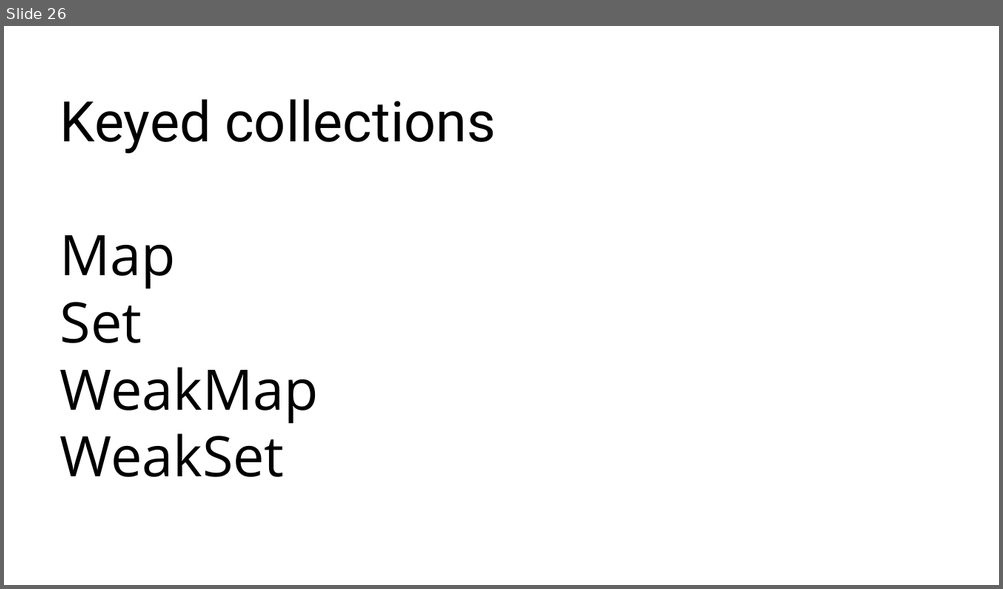
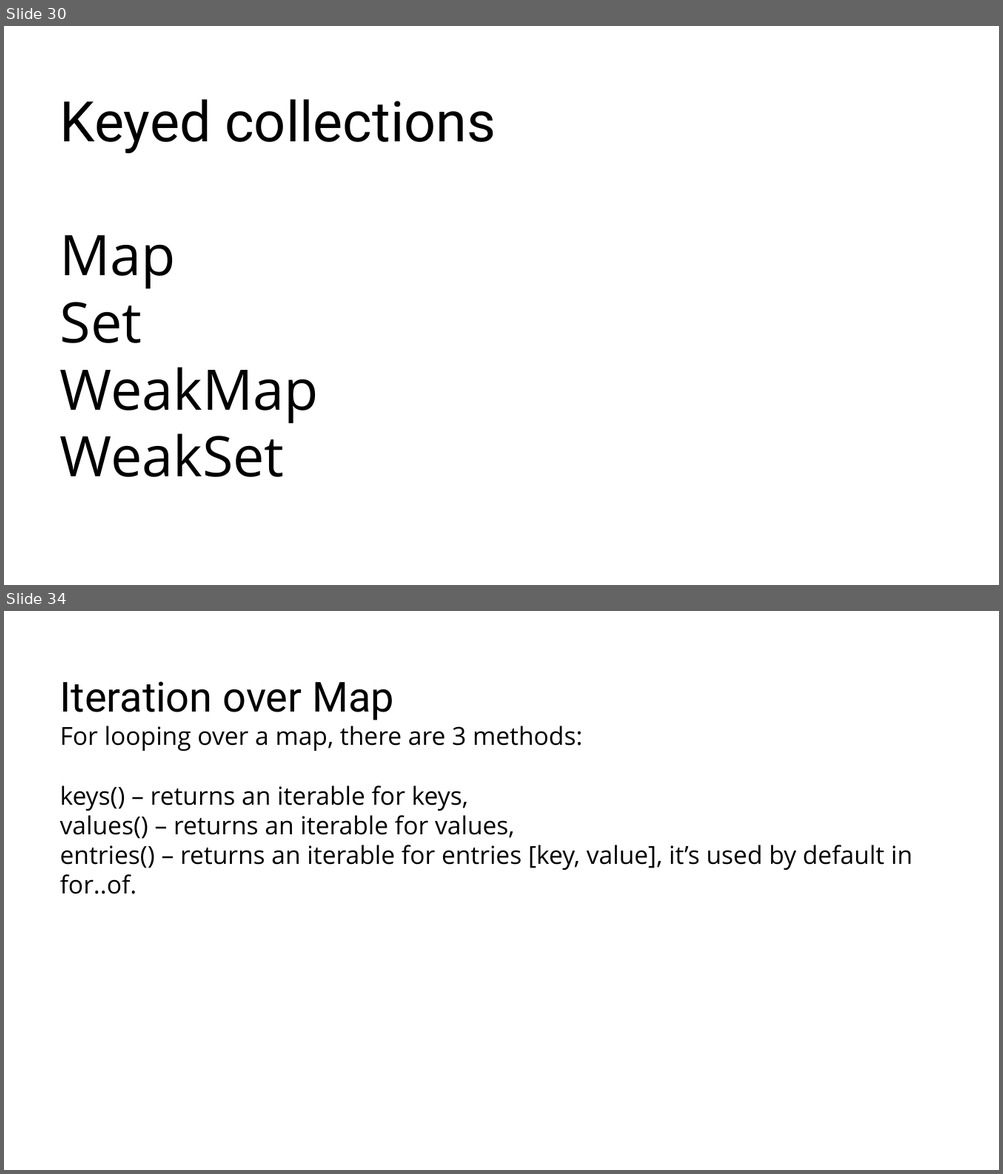
Before and after one commit to RostyslavSynenko/Lv-469.NodeJS, a slide deck: presentations/Built-in Collections.pptx. Shown one above the other, each under a label of ours: slide 26 before the commit, slides 30 and 34 after it; the slides between them are not shown. The pictures are 1003x589 and 1003x1174 pixels, drawn with LibreOffice and Linux fonts; fonts in the diff are those of the drawing; background and template pictures are left out. Boxes give left, top, right and bottom in pixels: in the first picture for what was removed or moved away, otherwise in the second. Text is boxed around its words. In the diff, an @@ line names an element or a change of style, - is before the commit and + after.

```diff
--- a/presentations/Built-in Collections.pptx
+++ b/presentations/Built-in Collections.pptx
@@ slide 34 added at [4,611,999,1170], background #FFFFFF @@
@@ title added at [60,681,912,894], 24 pt, text #000000 @@
+Iteration over Map
+For looping over a map, there are 3 methods:
+keys() – returns an iterable for keys,
+values() – returns an iterable for values,
+entries() – returns an iterable for entries [key, value], it’s used by default in for..of.
@@ what was slide 26 is now slide 30 @@
```
Also in this commit, not shown: 4 slides changed, 13 other slides added, 1 slide removed.
